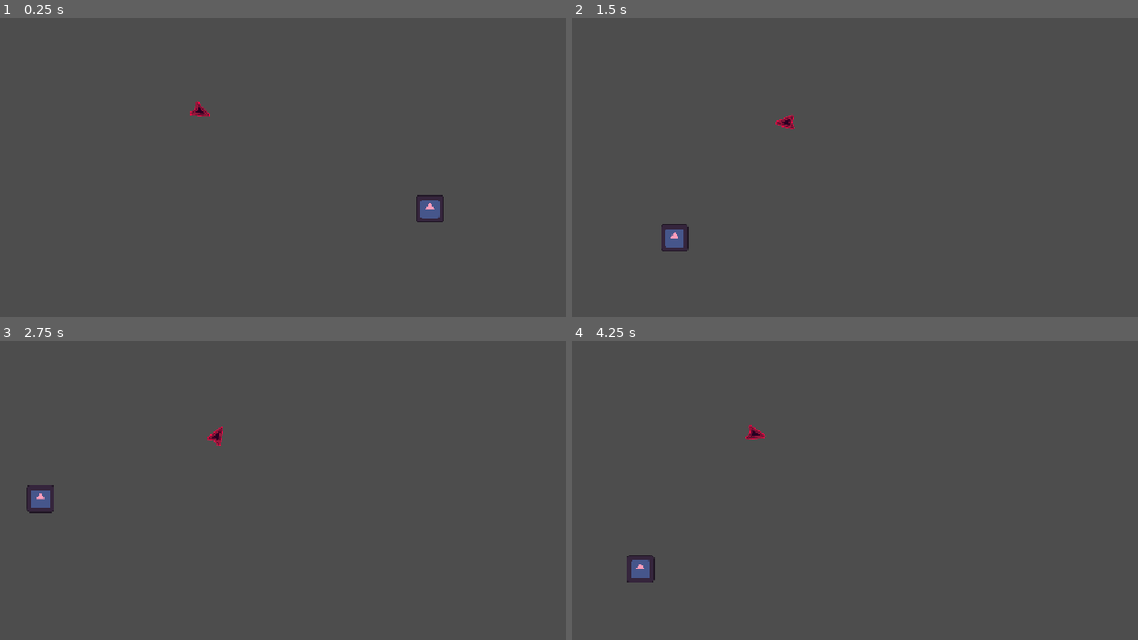
Above: before the commit, frames 1-4 (two rows, left to right).
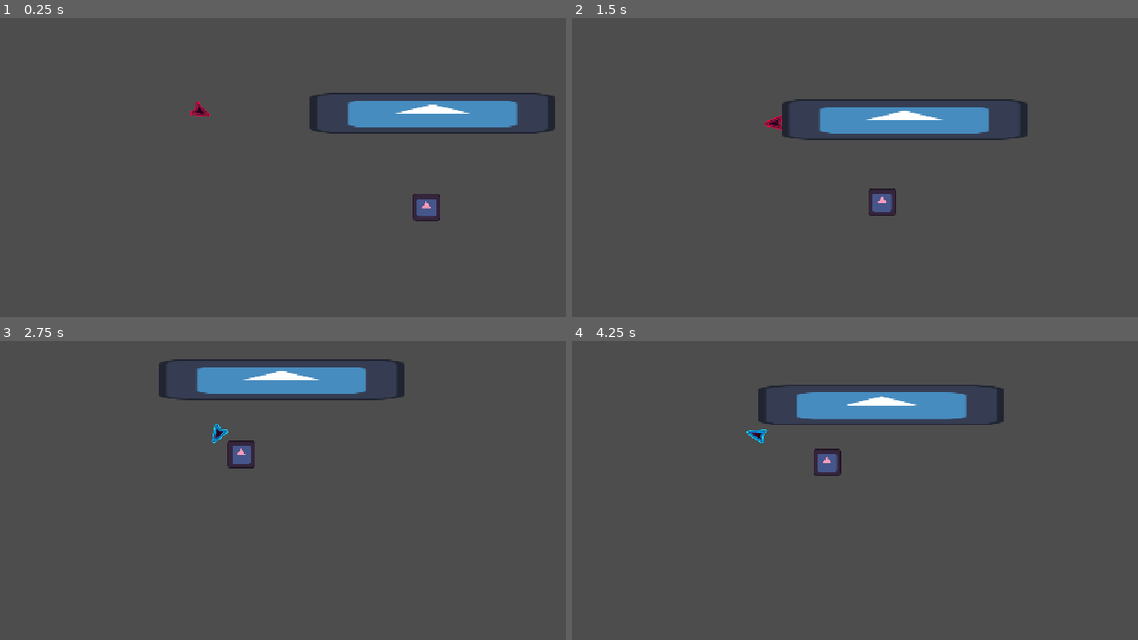
Above: after the commit, the same moments.

Repository: Randompigion/AnomalyHuntersJameGam
Game: Godot game, scene res://Levels/TutorialLevel.tscn
Two runs of this game, one before a commit and one after it. Both use one fixed random seed, a clock stepped at 60 frames per second and the inputs below.
Inputs (mouse positions are in pixels of both pictures, inside the frame that each line leads up to):
- Up to frame 1 (0.25 s): no input
- Up to frame 2 (1.5 s): move the mouse to (934, 92) at 0.52 s; hold D (right) 0.53-1.28 s; click (934, 92) at 0.6 s; right-click (934, 92) at 0.8 s; move the mouse to (628, 131) at 1.27 s; hold S (down) from 1.28 s (still down); right-click (628, 131) at 1.35 s
- Up to frame 3 (2.75 s): click (56, 454) at 1.55 s; move the mouse to (271, 343) at 2.02 s; release S (down) at 2.03 s; hold D (right) from 2.03 s (still down); click (271, 343) at 2.1 s; right-click (271, 343) at 2.3 s
- Up to frame 4 (4.25 s): move the mouse to (736, 517) at 2.77 s; release D (right) at 2.78 s; hold W (up) 2.78-3.53 s; right-click (736, 517) at 2.85 s; click (736, 517) at 3.05 s; move the mouse to (990, 496) at 3.52 s; hold A (left) from 3.53 s (still down); click (990, 496) at 3.6 s; right-click (990, 496) at 3.8 s

The runs differ from the first frame. In frame 1, 3.7% of the frame differs, in the area x 54-99%, y 25-69%; in frame 2, 4.5%; in frame 3, 4.5%; in frame 4, 4.5%, in the area x 9-77%, y 14-81%.

Commit message:
feat: toggle mode/bounce(need fixes)/enemy fixed logic

Diff:
--- a/Entities/enemy.gd
+++ b/Entities/enemy.gd
@@ -5,20 +5,16 @@
 
 func _ready() -> void:
 	player = $"../Triangle"
+	add_to_group("enemy")
 
-#I set the enemies up so they can only be able to sense the player, and just check if it enters and kills itself.
-#We might want to replace this, but it should allow us to quickly test.
 func _on_kill_zone_body_entered(body: Node2D) -> void:
+	die()
+
+func die():
 	queue_free()
 
-#The player calls this signal, however it doesn't call it yet. Maybe we can do on body enter check if has this?
-func die():
-	#Put animation here when done!
-	queue_free()
-
-#walk to player
 func _physics_process(delta: float) -> void:
-	direction = (player.global_position - position).normalized
-	#I'm too tired to figure this out, but basically it needs to do this equation and itll work.
-#	velocity = (direction * SPEED) * delta
+	if player:
+		direction = (player.global_position - global_position).normalized()
+		velocity = direction * SPEED
 	move_and_slide()
--- a/Entities/triangle.gd
+++ b/Entities/triangle.gd
@@ -1,41 +1,100 @@
 extends CharacterBody2D
-
 @export var speed = 300.0
 @export var dash_speed = 3000
 @export var friction = 2
-
+@export var bounce_speed_retention = 0.6
+@export var stun_duration = 0.5
 var dashing = false
 var direction: Vector2 = Vector2.ZERO
+var dash_direction: Vector2 = Vector2.RIGHT
 var can_move = true
 var can_dash = true
+enum Mode { DASH, BOUNCE }
+var mode: Mode = Mode.DASH
+@onready var sprite: AnimatedSprite2D = $Sprite2D
+@onready var stun_timer: Timer = $stunt_timer
+
+func _ready() -> void:
+	stun_timer.one_shot = true
+	if not stun_timer.timeout.is_connected(_on_stun_timer_timeout):
+		stun_timer.timeout.connect(_on_stun_timer_timeout)
 
 @warning_ignore("unused_parameter")
 func _process(delta: float) -> void:
-	look_at(get_global_mouse_position())
+	if not dashing:
+		look_at(get_global_mouse_position())
 
 @warning_ignore("unused_parameter")
 func _physics_process(delta: float) -> void:
 	direction = Input.get_vector("left","right","up","down")
 	if Input.is_action_just_pressed("dash") and can_dash:
 		dashing = true
+		dash_direction = (get_global_mouse_position() - global_position).normalized()
+		rotation = dash_direction.angle()
 		$AudioStreamPlayer2D.play()
 		can_dash = false
 		$dash_timer.start()
 		$dash_cooldown.start()
-
+	if Input.is_action_just_pressed("toggle_mode"):
+		_toggle_mode()
 	if can_move:
 		if dashing:
-			var vector = get_global_mouse_position() - global_position
-			velocity = dash_speed * vector.normalized()
+			velocity = dash_speed * dash_direction
 		else:
 			velocity = speed * direction
+	else:
+		velocity = Vector2.ZERO
 	move_and_slide()
+	_handle_wall_collisions()
 
+func _toggle_mode() -> void:
+	if mode == Mode.DASH:
+		mode = Mode.BOUNCE
+		if sprite.sprite_frames and sprite.sprite_frames.has_animation("bounce"):
+			sprite.play("bounce")
+	else:
+		mode = Mode.DASH
+		if sprite.sprite_frames and sprite.sprite_frames.has_animation("dash"):
+			sprite.play("dash")
 
+func _handle_wall_collisions() -> void:
+	if not dashing:
+		return
+	for i in get_slide_collision_count():
+		var collision := get_slide_collision(i)
+		var collider := collision.get_collider()
+		var normal := collision.get_normal()
+
+		if collider and collider.is_in_group("enemy") and mode == Mode.DASH:
+			_kill_enemy(collider)
+			continue
+
+		if mode == Mode.BOUNCE:
+			velocity = velocity.bounce(normal) * bounce_speed_retention
+			dash_direction = velocity.normalized()
+			rotation = dash_direction.angle()
+		else:
+			dashing = false
+			velocity = Vector2.ZERO
+			_apply_stun()
+		break
+
+func _kill_enemy(enemy: Node) -> void:
+	if enemy.has_method("die"):
+		enemy.die()
+	else:
+		enemy.queue_free()
+
+func _apply_stun() -> void:
+	can_move = false
+	stun_timer.stop()
+	stun_timer.start(stun_duration)
+
+func _on_stun_timer_timeout() -> void:
+	can_move = true
 
 func _on_dash_timer_timeout() -> void:
-	dashing = false # Replace with function body.
-
+	dashing = false
 
 func _on_dash_cooldown_timeout() -> void:
 	can_dash = true
--- a/Entities/triangle.tscn
+++ b/Entities/triangle.tscn
@@ -20,7 +20,7 @@
 "texture": ExtResource("3_1l35o")
 }],
 "loop": 1,
-"name": &"BounceState",
+"name": &"bounce",
 "speed": 5.0
 }, {
 "frames": [{
@@ -28,7 +28,7 @@
 "texture": ExtResource("2_cbtp0")
 }],
 "loop": 1,
-"name": &"Dash",
+"name": &"dash",
 "speed": 5.0
 }]
 
@@ -38,9 +38,8 @@
 [node name="Sprite2D" type="AnimatedSprite2D" parent="." unique_id=1606221345]
 position = Vector2(1.0000005, -0.9999995)
 sprite_frames = SubResource("SpriteFrames_4ayxd")
-animation = &"BounceState"
-autoplay = "Dash"
-frame_progress = 0.050638456
+animation = &"bounce"
+autoplay = "dash"
 
 [node name="stickbox" type="CollisionPolygon2D" parent="." unique_id=155991292]
 position = Vector2(-9.271509, 5.0000005)
@@ -70,5 +69,8 @@
 pitch_scale = 3.35
 attenuation = 0.46651652
 
+[node name="stunt_timer" type="Timer" parent="." unique_id=1534631604]
+one_shot = true
+
 [connection signal="timeout" from="dash_timer" to="." method="_on_dash_timer_timeout"]
 [connection signal="timeout" from="dash_cooldown" to="." method="_on_dash_cooldown_timeout"]
--- a/Levels/TutorialLevel.tscn
+++ b/Levels/TutorialLevel.tscn
@@ -9,6 +9,9 @@
 size = Vector2(102.94092, 102.94098)
 
 [sub_resource type="RectangleShape2D" id="RectangleShape2D_3b47u"]
+
+[sub_resource type="RectangleShape2D" id="RectangleShape2D_82po7"]
+size = Vector2(758.5, 119)
 
 [node name="TutorialLevel" type="Node2D" unique_id=242093086]
 script = ExtResource("1_tji7q")
@@ -40,4 +43,15 @@
 
 [node name="Timers" type="Node" parent="." unique_id=2056986045]
 
+[node name="StaticBody2D" type="StaticBody2D" parent="." unique_id=184795921]
+
+[node name="Sprite2D" type="Sprite2D" parent="StaticBody2D" unique_id=1010294604]
+position = Vector2(731, 4)
+scale = Vector2(6.0625, 1)
+texture = ExtResource("3_5c8bj")
+
+[node name="CollisionShape2D" type="CollisionShape2D" parent="StaticBody2D" unique_id=1628912657]
+position = Vector2(732.75, 5.5)
+shape = SubResource("RectangleShape2D_82po7")
+
 [connection signal="body_entered" from="Enemy/KillZone" to="Enemy" method="_on_kill_zone_body_entered"]
--- a/project.godot
+++ b/project.godot
@@ -56,6 +56,11 @@
 "events": [Object(InputEventMouseButton,"resource_local_to_scene":false,"resource_name":"","device":-1,"window_id":0,"a …(253 unchanged characters)…
 ]
 }
+toggle_mode={
+"deadzone": 0.2,
+"events": [Object(InputEventMouseButton,"resource_local_to_scene":false,"resource_name":"","device":-1,"window_id":0,"alt_pressed":false,"shift_pressed":false,"ctrl_pressed":false,"meta_pressed":false,"button_mask":2,"position":Vector2(297, 0),"global_position":Vector2(309, 60),"factor":1.0,"button_index":2,"canceled":false,"pressed":true,"double_click":false,"script":null)
+]
+}
 
 [layer_names]
 
